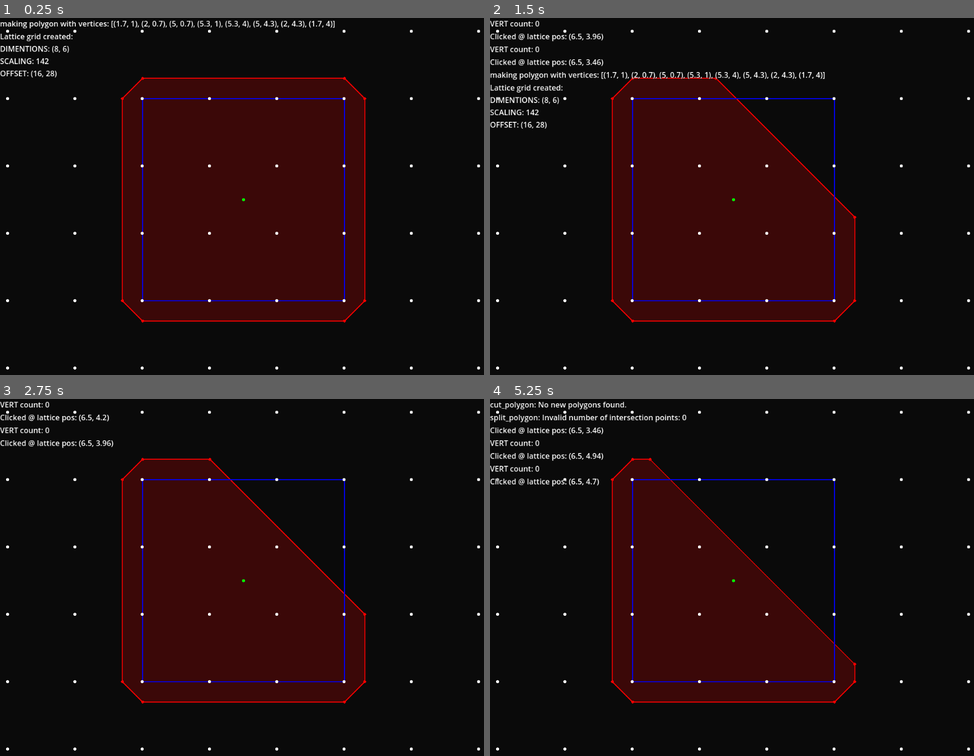
Above: before the commit, frames 1-4 (two rows, left to right).
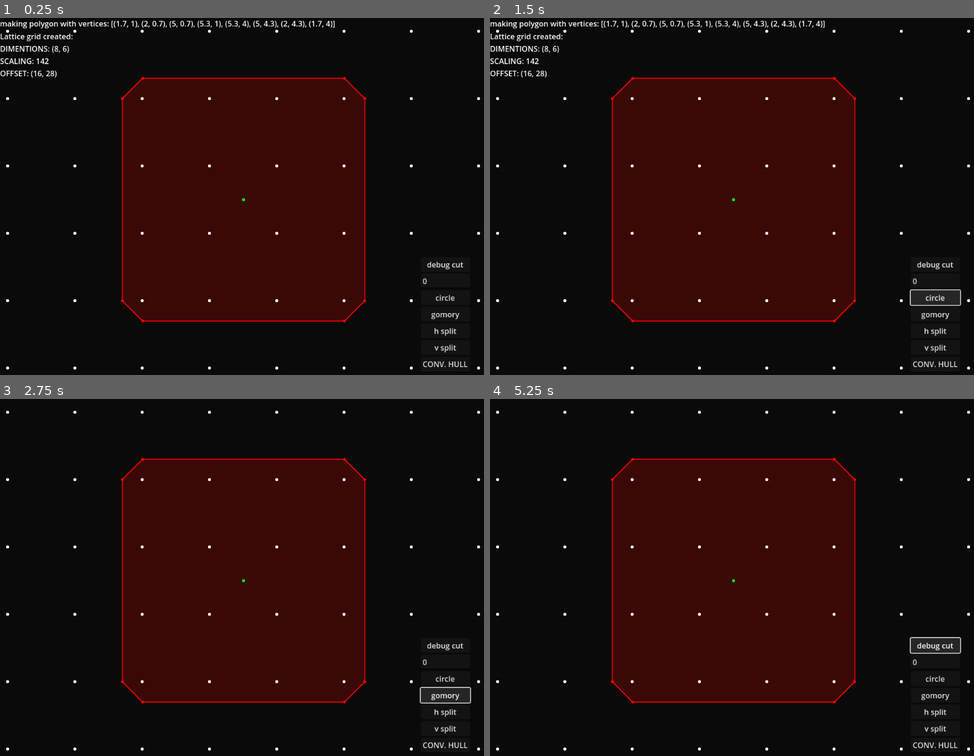
Above: after the commit, the same moments.

Repository: bigkwii/cutting-plane-game-2
Game: Godot game, scene res://scenes/testing/test.tscn
The game is run twice, just before and just after one commit, with the same random seed, the same clock (stepped at 60 frames per second) and the same inputs. The project has no main scene, so this scene is started directly.
Inputs (mouse positions are in pixels of both pictures, inside the frame that each line leads up to):
- Up to frame 1 (0.25 s): no input
- Up to frame 2 (1.5 s): click (935, 264) at 0.5 s, where only the run after the commit has a clickable "debug cut"; click (935, 296) at 1.25 s, where only the run after the commit has a clickable "circle"
- Up to frame 3 (2.75 s): click (445, 695) at 2 s, where only the run after the commit has a clickable "gomory"
- Up to frame 4 (5.25 s): click (935, 713) at 2.75 s, where only the run after the commit has a clickable "h split"; click (935, 727) at 3.5 s, where only the run after the commit has a clickable "v split"; click (935, 745) at 4.25 s, where only the run after the commit has a clickable "CONV. HULL"; click (935, 645) at 5 s, where only the run after the commit has a clickable "debug cut"

The runs differ from the first frame. In frame 1, 0.9% of the frame differs, in the area x 29-97%, y 22-98%; in frame 2, 9.2%; in frame 3, 8.8%; in frame 4, 15%, in the area x 0-98%, y 0-98%.

Commit message:
a lot of stuff

Diff:
--- a/scenes/testing/polygon.gd
+++ b/scenes/testing/polygon.gd
@@ -80,6 +80,8 @@
 	for vert in packed_vertices:
 		_add_new_vertex(vert)
 	queue_redraw()
+	calculate_centroid()
+	calculate_convex_integer_hull(true) # for testing purposes, remove this later, recalculating the hull is expensive and unnecessary
 
 ## Checks if the polygon is integral. (if all vertices are integers)
 func is_integral() -> bool:
@@ -106,7 +108,7 @@
 	return Geometry2D.is_point_in_polygon(lattice_pos, packed_vertices)
 
 ## Calculates the convex integer hull of the polygon and stores it in the CONVEX_INTEGER_HULL node for drawing.
-func calculate_convex_integer_hull() -> void:
+func calculate_convex_integer_hull(redraw: bool = false) -> void:
 	var hull: PackedVector2Array = []
 	# PackedVector2Array doesn't support reduce, sadly.
 	var min_x: float = packed_vertices[0].x
@@ -126,3 +128,6 @@
 	# get the convex hull of the points
 	hull = Geometry2D.convex_hull(hull)
 	CONVEX_INTEGER_HULL.convex_integer_hull = PackedVector2Array(hull)
+	# if a redraw was requested, queue it
+	if redraw:
+		CONVEX_INTEGER_HULL.queue_redraw()
--- a/scenes/testing/test.gd
+++ b/scenes/testing/test.gd
@@ -1,15 +1,33 @@
 extends Node2D
+## testing scene for various things
+## [br][br]
+## !!!!!!!!!!!!!!!!!!!!!!!!!!!!!!!!!!!!!!!!!!!!!!!!!!!!!!!!!!!!!!!!!!!!!!!!!!!!!!!!!!!!!!!!!!!!!!!!!!!
+## !!! TODO: A LOT OF THIS NEED TO EITHER BE MOVED TO POLYGON, AN AUTOLOAD, OR A NEW "LEVEL" SCENE !!!
+## !!!!!!!!!!!!!!!!!!!!!!!!!!!!!!!!!!!!!!!!!!!!!!!!!!!!!!!!!!!!!!!!!!!!!!!!!!!!!!!!!!!!!!!!!!!!!!!!!!!
 
 # -- vars --
 ## epsilon for snapping to grid
 var CLICK_EPSILON = 0.01
 ## epsilon for geometric calculations
 var GEOMETRY_EPSILON = 0.00001
+# - debug -
+var debug_cut_direction = Vector2(1, 0)
 
 # -- child nodes --
 @onready var LATTICE_GRID = $lattice_grid
 @onready var POLYGON = $polygon
 @onready var CAMERA = $Camera
+# - hud elements -
+@onready var HUD = $CanvasLayer/HUD
+@onready var BUTTONS_CONTAINER = $CanvasLayer/HUD/buttons
+@onready var SHOW_HULL_BUTTON = $CanvasLayer/HUD/buttons/show_hull
+@onready var CIRCLE_CUT_BUTTON = $CanvasLayer/HUD/buttons/circle
+@onready var GOMORY_CUT_BUTTON = $CanvasLayer/HUD/buttons/gomory
+@onready var H_SPLIT_CUT_BUTTON = $CanvasLayer/HUD/buttons/h_split
+@onready var V_SPLIT_CUT_BUTTON = $CanvasLayer/HUD/buttons/v_split
+# - debug cut button and input -
+@onready var DEBUG_CUT_BUTTON = $CanvasLayer/HUD/buttons/debug_cut
+@onready var DEBUG_CUT_INPUT = $CanvasLayer/HUD/buttons/debug_cut_input
 
 # Called when the node enters the scene tree for the first time.
 func _ready():
@@ -18,19 +36,33 @@
 
 # Called every frame. 'delta' is the elapsed time since the previous frame.
 func _process(_delta):
-	pass
+	# TODO: checking for this every frame is ugly. make it event-based later
+	if SHOW_HULL_BUTTON.is_pressed():
+		POLYGON.CONVEX_INTEGER_HULL.visible = true
+	else:
+		POLYGON.CONVEX_INTEGER_HULL.visible = false
+	if DEBUG_CUT_BUTTON.is_pressed():
+		var degrees = float(DEBUG_CUT_INPUT.text)
+		if degrees != null:
+			debug_cut_direction = Vector2(cos(deg_to_rad(degrees)), sin(deg_to_rad(degrees)))
+		else:
+			DEBUG.log("Invalid angle: %s" % degrees)
 
 func _input(event):
 	# reload scene if reset input is pressed
 	if event.is_action_pressed("reset"):
 		DEBUG.log("Reloading scene...")
 		get_tree().reload_current_scene()
-	if event.is_action_pressed("mouse1"):
-		if event.pressed:
+	# handle clicking with mouse 1
+	if event is InputEventMouseButton:
+		if event.button_index == MOUSE_BUTTON_LEFT and event.pressed:
+			# if on the show hull button, do nothing
+			if BUTTONS_CONTAINER.get_global_rect().has_point(event.position): # !!! TODO !!!: this is hacky, i don't like it, figure out a cleaner way
+				return
 			var clicked_lattice_pos = snapped( (get_global_mouse_position() - DEFAULTS.OFFSET) / DEFAULTS.SCALING , Vector2(CLICK_EPSILON, CLICK_EPSILON) )
 			DEBUG.log( "Clicked @ lattice pos: " + str( clicked_lattice_pos ) )
 			# split the polygon at the given position and at a hard-coded direction
-			cut_polygon(Vector2(clicked_lattice_pos.x, clicked_lattice_pos.y), Vector2(1,1))
+			cut_polygon(Vector2(clicked_lattice_pos.x, clicked_lattice_pos.y), debug_cut_direction)
 
 ## determines if a given point is on a segment
 ## [br][br]
@@ -130,4 +162,8 @@
 		POLYGON.rebuild_polygon(new_polygons[1])
 
 
-# -- camera stuff --
+## extends 2 horizontal lines upwards and downwards until one of the lines clashes with the lattice points.
+## once it does, if one of the lines intersects the polygon, it performs a cut.
+func h_split_cut(clicked_lattice_pos: Vector2) -> void:
+	# todo
+	pass
--- a/scenes/testing/test.tscn
+++ b/scenes/testing/test.tscn
@@ -15,3 +15,52 @@
 initial_vertices = Array[Vector2]([Vector2(1.7, 1), Vector2(2, 0.7), Vector2(5, 0.7), Vector2(5.3, 1), Vector2(5.3, 4), Vector2(5, 4.3), Vector2(2, 4.3), Vector2(1.7, 4)])
 
 [node name="Camera" parent="." instance=ExtResource("4_ig2q3")]
+
+[node name="CanvasLayer" type="CanvasLayer" parent="."]
+
+[node name="HUD" type="Control" parent="CanvasLayer"]
+layout_mode = 3
+anchors_preset = 0
+offset_right = 40.0
+offset_bottom = 40.0
+
+[node name="buttons" type="VBoxContainer" parent="CanvasLayer/HUD"]
+layout_mode = 0
+offset_left = 888.0
+offset_top = 504.0
+offset_right = 992.0
+offset_bottom = 745.0
+metadata/_edit_group_ = true
+
+[node name="debug_cut" type="Button" parent="CanvasLayer/HUD/buttons"]
+layout_mode = 2
+text = "debug cut
+"
+
+[node name="debug_cut_input" type="LineEdit" parent="CanvasLayer/HUD/buttons"]
+layout_mode = 2
+text = "0"
+placeholder_text = "degrees"
+
+[node name="circle" type="Button" parent="CanvasLayer/HUD/buttons"]
+layout_mode = 2
+text = "circle"
+
+[node name="gomory" type="Button" parent="CanvasLayer/HUD/buttons"]
+layout_mode = 2
+text = "gomory"
+
+[node name="h_split" type="Button" parent="CanvasLayer/HUD/buttons"]
+layout_mode = 2
+text = "h split"
+
+[node name="v_split" type="Button" parent="CanvasLayer/HUD/buttons"]
+layout_mode = 2
+text = "v split"
+
+[node name="show_hull" type="Button" parent="CanvasLayer/HUD/buttons"]
+layout_mode = 2
+focus_mode = 0
+action_mode = 0
+keep_pressed_outside = true
+text = "CONV. HULL"
Not shown, changed: NOTES.md
